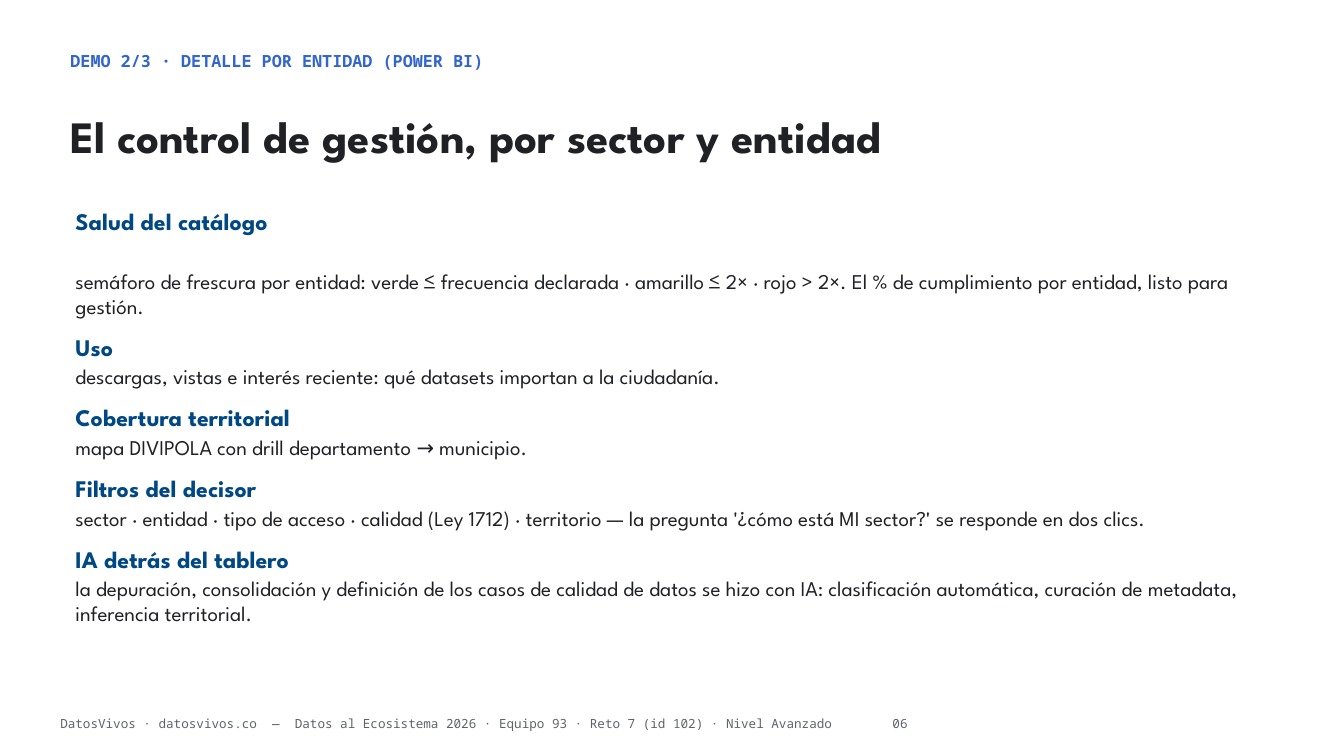
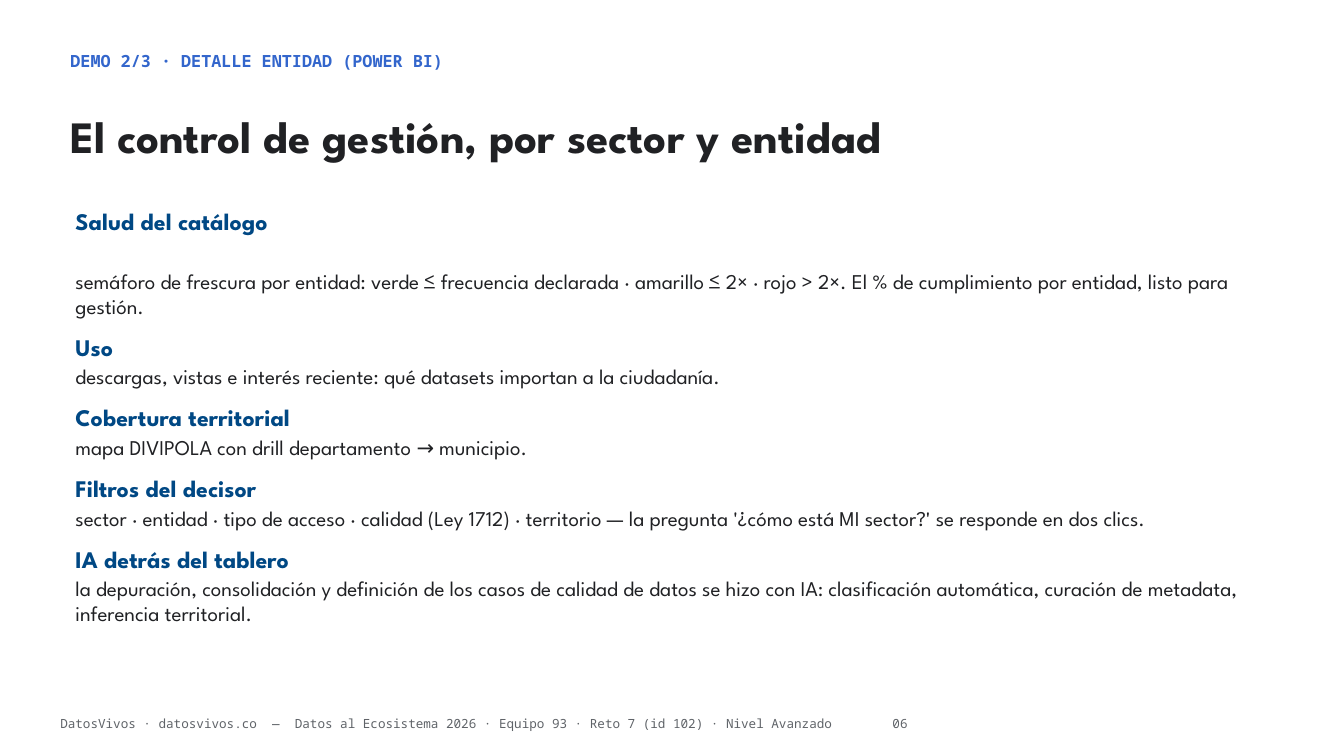
Before and after one commit to jsricop/DatosVivos, a slide deck: slide 6 of recursos/presentacion.pptx. Drawn at 1344x756 pixels with LibreOffice and Linux fonts; fonts in the diff are those of the drawing. Boxes give left, top, right and bottom in pixels: in the first picture for what was removed or moved away, otherwise in the second. Text is boxed around its words. In the diff, an @@ line names an element or a change of style, - is before the commit and + after.

```diff
--- a/recursos/presentacion.pptx
+++ b/recursos/presentacion.pptx
@@ text at bbox=[70, 55, 443, 70]: text changed @@
-DEMO 2/3 · DETALLE POR ENTIDAD (POWER BI)
+DEMO 2/3 · DETALLE ENTIDAD (POWER BI)
```
Also in this commit, not shown: 3 other slides changed, 2 other files.
